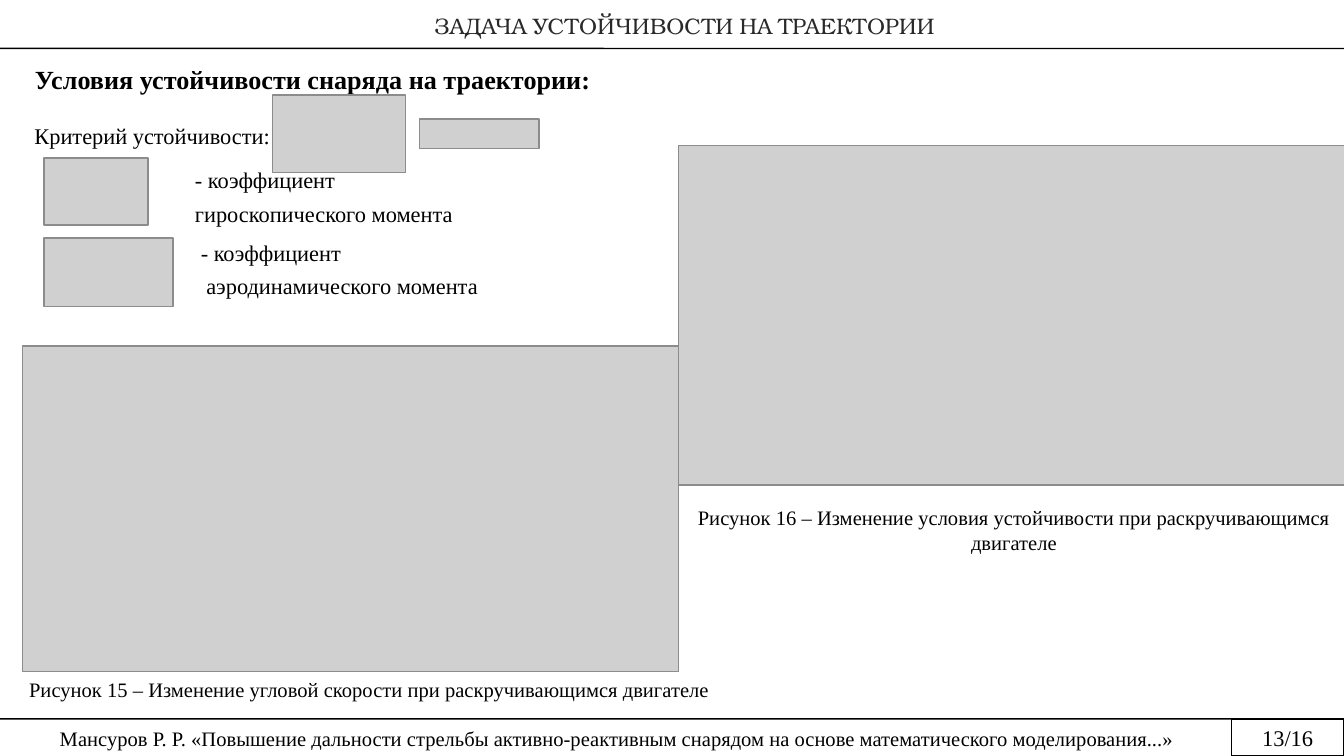
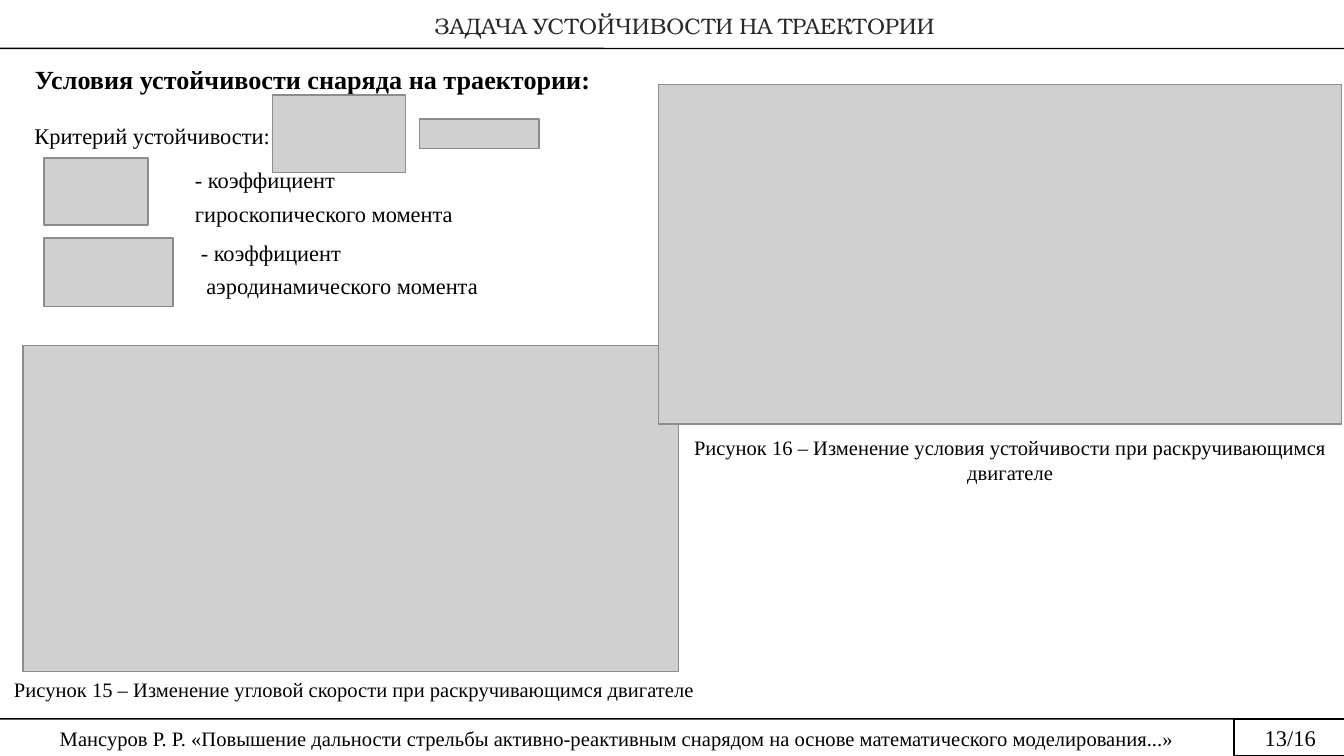
Before and after one commit to rustam-mansurov/cats, a slide deck: slide 13 of ВКР_Мансуров_РР_01.04.04.pptx. Drawn at 1344x756 pixels with LibreOffice and Linux fonts; fonts in the diff are those of the drawing; grey boxes stand for pictures. Boxes give left, top, right and bottom in pixels: in the first picture for what was removed or moved away, otherwise in the second. Text is boxed around its words. In the diff, an @@ line names an element or a change of style, - is before the commit and + after.

```diff
--- a/ВКР_Мансуров_РР_01.04.04.pptx
+++ b/ВКР_Мансуров_РР_01.04.04.pptx
@@ picture: place and size @@
-picture at <box>679,145,1344,485</box>
+picture at <box>659,85,1343,425</box>
@@ text "Рисунок 16 – Изменение условия ...": place and size @@
-text "Рисунок 16 – Изменение условия ..." at <box>698,511,1330,554</box>
+text "Рисунок 16 – Изменение условия ..." at <box>694,441,1326,484</box>
@@ text "Рисунок 15 – Изменение угловой ...": place and size @@
-text "Рисунок 15 – Изменение угловой ..." at <box>29,683,709,702</box>
+text "Рисунок 15 – Изменение угловой ..." at <box>14,683,694,702</box>
@@ rectangle removed at <box>1231,719,1344,755</box> @@
```
Also in this commit, not shown: 5 other slides changed.
